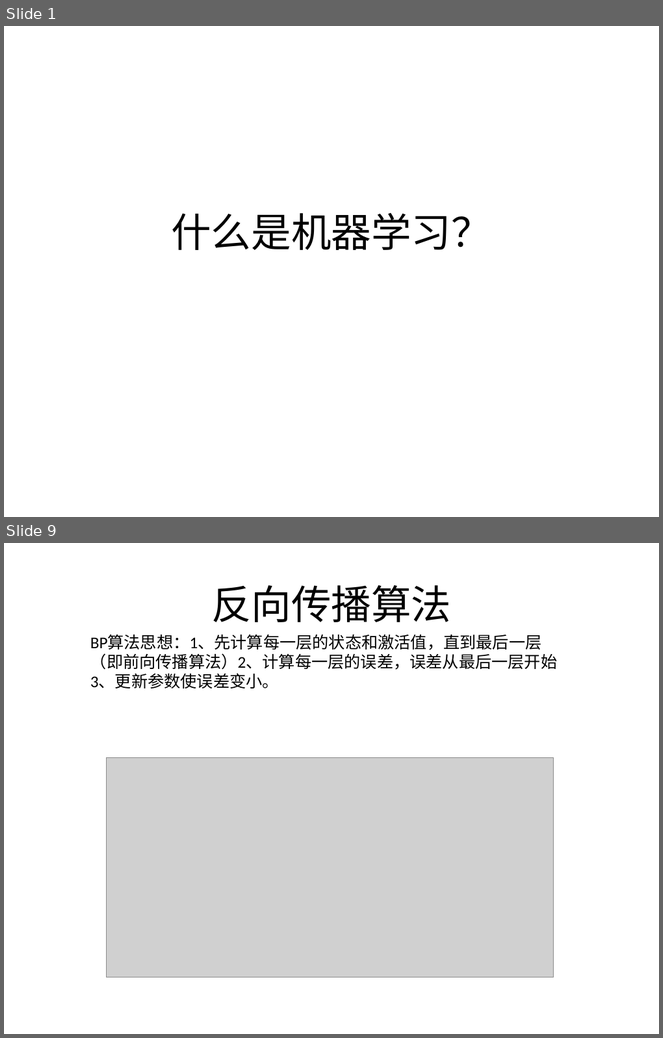
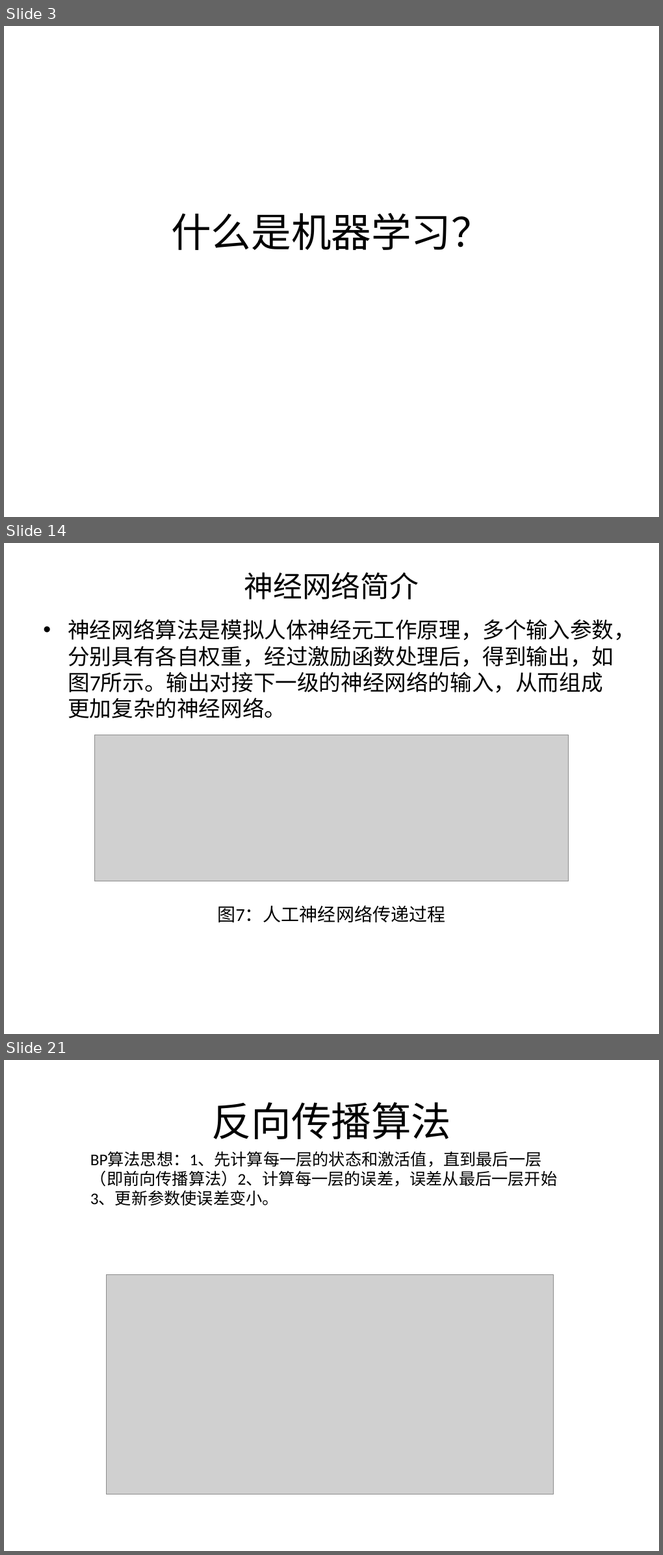
Before and after one commit to logcoding/DeepLearning, a slide deck: 机器学习&深度学习介绍.pptx. Shown one above the other, each under a label of ours: slides 1 and 9 before the commit, slides 3, 14 and 21 after it; the slides between them are not shown. The pictures are 663x1038 and 663x1555 pixels, drawn with LibreOffice and Linux fonts; fonts in the diff are those of the drawing; grey boxes stand for pictures. Boxes give left, top, right and bottom in pixels: in the first picture for what was removed or moved away, otherwise in the second. Text is boxed around its words. In the diff, an @@ line names an element or a change of style, - is before the commit and + after.

```diff
--- a/机器学习&深度学习介绍.pptx
+++ b/机器学习&深度学习介绍.pptx
@@ slide 14 added at bbox=[4, 543, 659, 1034], background #FFFFFF @@
@@ title added at bbox=[244, 572, 419, 600], 32 pt, text #000000 @@
+神经网络简介
@@ text added at bbox=[68, 619, 636, 923], 24 pt, text #000000 @@
+• 神经网络算法是模拟人体神经元工作原理，多个输入参数，分别具有各自权重，经过激励函数处理后，得到输出，如图7所示。输出对接下一级的神经网络的输入，从而组成更加复杂的神经网络。
+图7：人工神经网络传递过程
@@ picture added at bbox=[94, 735, 569, 882] @@
@@ what was slide 1 is now slide 3 @@
@@ what was slide 9 is now slide 21 @@
```
Also in this commit, not shown: 4 slides changed, 14 other slides added, 3 slides removed, 7 other files.
